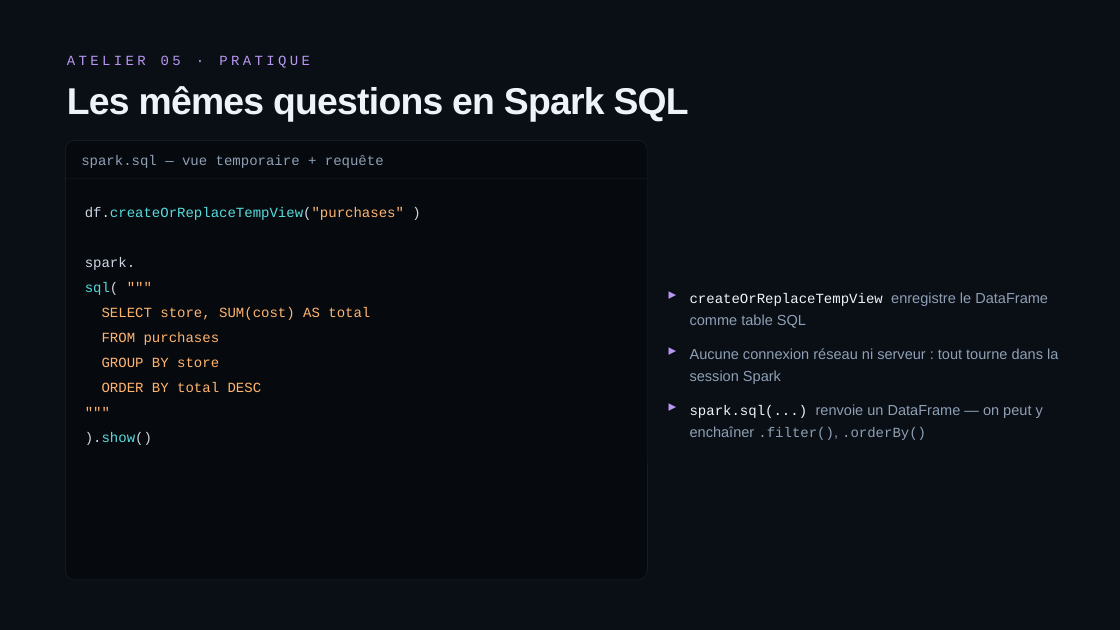
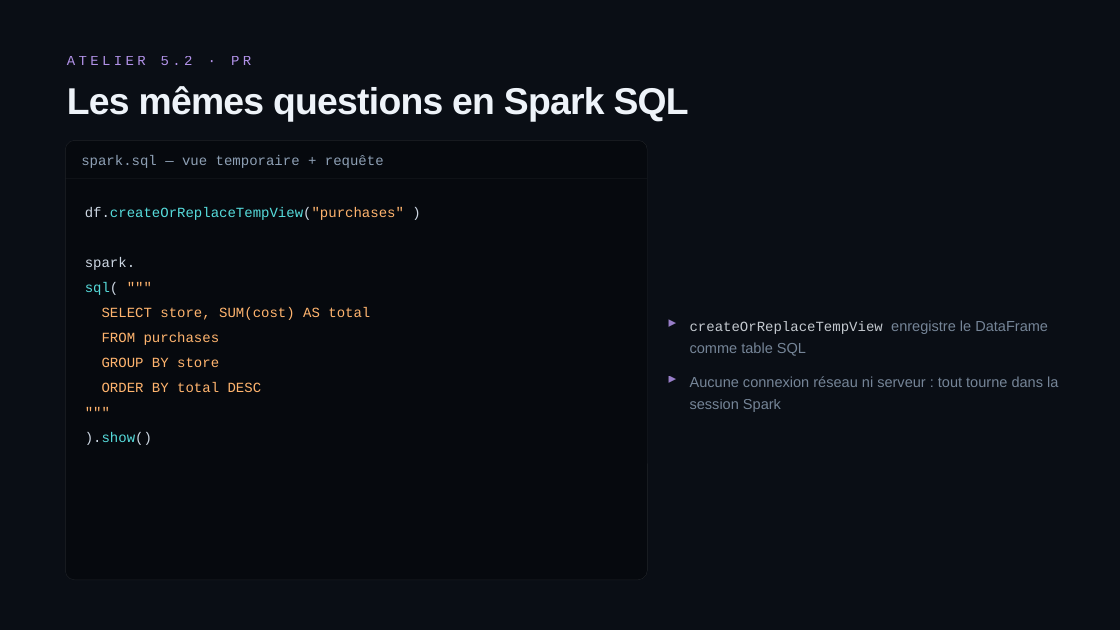
Before and after one commit to TidianiAmada/bigdata_cloudcomputing, a slide deck: slide 84 of Support_Big_Data_et_Cloud_Computing.pptx (slide 44 before the commit). Drawn at 1120x630 pixels with LibreOffice and Linux fonts; fonts in the diff are those of the drawing. Boxes give left, top, right and bottom in pixels: in the first picture for what was removed or moved away, otherwise in the second. Text is boxed around its words. In the diff, an @@ line names an element or a change of style, - is before the commit and + after.

Commit message:
update theorie spark

```diff
--- a/Support_Big_Data_et_Cloud_Computing.pptx
+++ b/Support_Big_Data_et_Cloud_Computing.pptx
@@ text at (67,56,322,65): text changed; text colour #B897F0 to #B897F0 at 97% opacity @@
-ATELIER 05 · PRATIQUE
+ATELIER 5.2 · PRATIQUE
@@ text "▸" at (667,311,684,334): text colour #B897F0 to #B897F0 at 82% opacity @@
@@ text "createOrReplaceTempView enregistre le DataFrame comme ..." at (690,320,1048,356): text colour #EEF3F9 to #EEF3F9 at 82% opacity in "createOrReplaceTempView"; text colour #8EA0B5 to #8EA0B5 at 82% opacity in "enregistre le DataFrame comme table SQL" @@
@@ 4 texts: place and size @@
-4 texts at (667,283,1058,384)
+4 texts at (667,311,1058,412)
@@ text "▸" at (667,367,684,390): text colour #B897F0 to #B897F0 at 82% opacity @@
@@ text "Aucune connexion réseau ni serveur ..." at (690,376,1058,412): text colour #8EA0B5 to #8EA0B5 at 82% opacity @@
@@ text removed at (667,395,684,418) @@
-▸
@@ text removed at (690,404,1043,440) @@
-spark.sql(...) renvoie un DataFrame — on peut y enchaîner .filter(), .orderBy()
```
Also in this commit, not shown: 56 other slides changed, 45 slides added, 4 slides removed, 1 other file.
